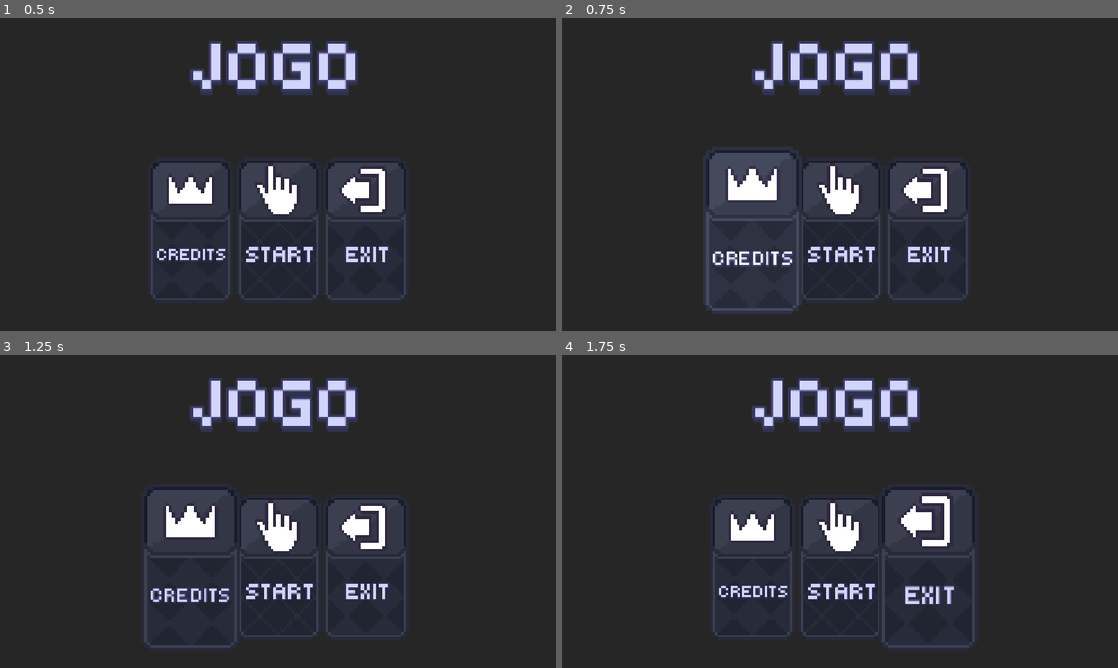
Above: before the commit, frames 1-4 (two rows, left to right).
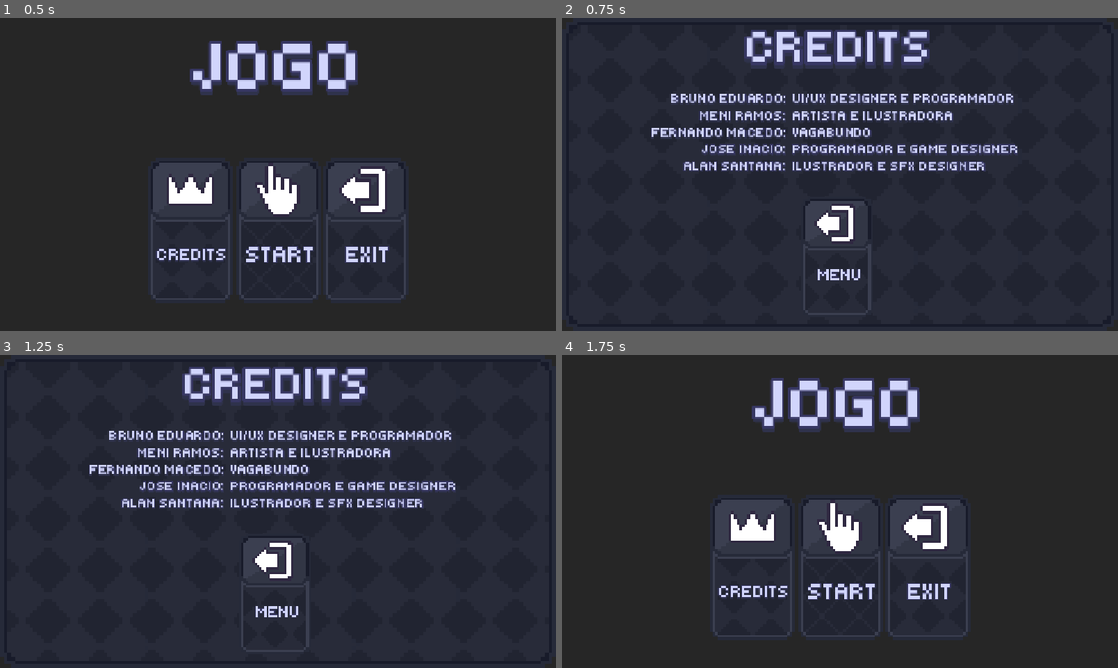
Above: after the commit, the same moments.

Repository: Joseinaciomf/GameJamPlus
Game: Godot game, scene res://Main/Scenes/main_menu.tscn
The game is run twice, just before and just after one commit, with the same random seed, the same clock (stepped at 60 frames per second) and the same inputs. This scene is started directly instead of the project's main scene.
Inputs:
- Up to frame 1 (0.5 s): no input
- Up to frame 2 (0.75 s): click "CREDITS" at 0.5 s
- Up to frame 3 (1.25 s): no input
- Up to frame 4 (1.75 s): click "EXIT" (after the commit: "MENU") at 1.25 s

Frame 1 is identical in both runs. In frame 2, 17% of the frame differs, in the area x 16-82%, y 3-95%; in frame 3, 16%; in frame 4, 2.0%.

Commit message:
menu e creditos funcionais

Diff:
--- /dev/null
+++ b/Main/Scenes/credits.tscn
@@ -0,0 +1,155 @@
+[gd_scene format=3 uid="uid://cj8v15045prkm"]
+
+[ext_resource type="Texture2D" uid="uid://4b5st15y0c17" path="res://Assets/UI/backgroundcreditos.png" id="1_hfqps"]
+[ext_resource type="Script" uid="uid://dbwobqm2xbn4w" path="res://Main/Scripts/credits.gd" id="1_rybmy"]
+[ext_resource type="FontFile" uid="uid://tsix7gmscf11" path="res://Assets/Fonts/Tiny5-Regular.ttf" id="2_kp4k1"]
+[ext_resource type="Texture2D" uid="uid://b2dfmasxwm1hn" path="res://Assets/UI/menuexit.png" id="3_kp4k1"]
+[ext_resource type="Script" uid="uid://yc4q0oc7aj5g" path="res://Main/Scripts/effectbutton.gd" id="5_3nmvl"]
+
+[sub_resource type="StyleBoxEmpty" id="StyleBoxEmpty_kp4k1"]
+
+[node name="Credits" type="Control" unique_id=616585670]
+layout_mode = 3
+anchors_preset = 15
+anchor_right = 1.0
+anchor_bottom = 1.0
+grow_horizontal = 2
+grow_vertical = 2
+script = ExtResource("1_rybmy")
+
+[node name="ColorRect" type="ColorRect" parent="." unique_id=877341811]
+layout_mode = 1
+anchors_preset = 15
+anchor_right = 1.0
+anchor_bottom = 1.0
+grow_horizontal = 2
+grow_vertical = 2
+color = Color(0.15127608, 0.15127608, 0.15127608, 1)
+
+[node name="PanelContainer" type="PanelContainer" parent="." unique_id=2095001172]
+layout_mode = 0
+offset_right = 1152.0
+offset_bottom = 648.0
+grow_horizontal = 2
+grow_vertical = 2
+mouse_filter = 2
+theme_override_styles/panel = SubResource("StyleBoxEmpty_kp4k1")
+
+[node name="TextureRect" type="TextureRect" parent="PanelContainer" unique_id=810829798]
+layout_mode = 2
+texture = ExtResource("1_hfqps")
+
+[node name="VBoxContainer" type="VBoxContainer" parent="PanelContainer" unique_id=1689087565]
+layout_mode = 2
+theme_override_constants/separation = 30
+
+[node name="RichTextLabel" type="RichTextLabel" parent="PanelContainer/VBoxContainer" unique_id=602957435]
+custom_minimum_size = Vector2(0, 120)
+clip_contents = false
+layout_mode = 2
+theme_override_colors/default_color = Color(0.8195427, 0.83592176, 0.9864126, 1)
+theme_override_colors/font_outline_color = Color(0.21684882, 0.21396053, 0.38816646, 1)
+theme_override_colors/font_shadow_color = Color(0.18417618, 0.1961416, 0.29654467, 1)
+theme_override_constants/line_separation = 0
+theme_override_constants/paragraph_separation = 0
+theme_override_constants/shadow_outline_size = 20
+theme_override_constants/shadow_offset_y = 8
+theme_override_constants/outline_size = 20
+theme_override_constants/text_highlight_h_padding = 10
+theme_override_fonts/normal_font = ExtResource("2_kp4k1")
+theme_override_font_sizes/normal_font_size = 100
+text = "CREDITS"
+horizontal_alignment = 1
+vertical_alignment = 1
+
+[node name="HBoxContainer" type="HBoxContainer" parent="PanelContainer/VBoxContainer" unique_id=326386857]
+custom_minimum_size = Vector2(500, 14.395)
+layout_mode = 2
+alignment = 1
+
+[node name="AUTOR" type="RichTextLabel" parent="PanelContainer/VBoxContainer/HBoxContainer" unique_id=1484687265]
+custom_minimum_size = Vector2(300, 260)
+clip_contents = false
+layout_mode = 2
+mouse_filter = 2
+theme_override_colors/default_color = Color(0.8195427, 0.83592176, 0.9864126, 1)
+theme_override_colors/font_outline_color = Color(0.21684882, 0.21396053, 0.38816646, 1)
+theme_override_colors/font_shadow_color = Color(0.18417618, 0.1961416, 0.29654467, 1)
+theme_override_constants/line_separation = 0
+theme_override_constants/paragraph_separation = 0
+theme_override_constants/shadow_outline_size = 5
+theme_override_constants/shadow_offset_y = 3
+theme_override_constants/outline_size = 5
+theme_override_constants/text_highlight_h_padding = 10
+theme_override_fonts/normal_font = ExtResource("2_kp4k1")
+theme_override_font_sizes/normal_font_size = 30
+text = "BRUNO EDUARDO:
+MENI RAMOS:
+FERNANDO MACEDO:
+JOSE INACIO:
+ALAN SANTANA: "
+horizontal_alignment = 2
+
+[node name="FUNCAO" type="RichTextLabel" parent="PanelContainer/VBoxContainer/HBoxContainer" unique_id=1688598713]
+custom_minimum_size = Vector2(500, 260)
+clip_contents = false
+layout_mode = 2
+mouse_filter = 2
+theme_override_colors/default_color = Color(0.8195427, 0.83592176, 0.9864126, 1)
+theme_override_colors/font_outline_color = Color(0.21684882, 0.21396053, 0.38816646, 1)
+theme_override_colors/font_shadow_color = Color(0.18417618, 0.1961416, 0.29654467, 1)
+theme_override_constants/line_separation = 0
+theme_override_constants/paragraph_separation = 0
+theme_override_constants/shadow_outline_size = 5
+theme_override_constants/shadow_offset_y = 3
+theme_override_constants/outline_size = 5
+theme_override_constants/text_highlight_h_padding = 10
+theme_override_fonts/normal_font = ExtResource("2_kp4k1")
+theme_override_font_sizes/normal_font_size = 30
+text = "UI/UX DESIGNER E PROGRAMADOR
+ARTISTA E ILUSTRADORA
+VAGABUNDO
+PROGRAMADOR E GAME DESIGNER
+ILUSTRADOR E SFX DESIGNER"
+
+[node name="Exit" type="TextureButton" parent="." unique_id=22145359]
+layout_mode = 0
+offset_left = 445.0
+offset_top = 370.0
+offset_right = 695.00073
+offset_bottom = 619.99994
+pivot_offset = Vector2(125, 125)
+texture_normal = ExtResource("3_kp4k1")
+stretch_mode = 5
+script = ExtResource("5_3nmvl")
+
+[node name="StartText" type="RichTextLabel" parent="Exit" unique_id=1351335291]
+custom_minimum_size = Vector2(0, 200)
+clip_contents = false
+layout_mode = 1
+anchors_preset = 15
+anchor_right = 1.0
+anchor_bottom = 1.0
+offset_left = 5.0
+offset_top = 36.33
+offset_right = 5.0
+offset_bottom = 36.33
+grow_horizontal = 2
+grow_vertical = 2
+mouse_filter = 2
+theme_override_colors/default_color = Color(0.8195427, 0.83592176, 0.9864126, 1)
+theme_override_colors/font_outline_color = Color(0.21684882, 0.21396053, 0.38816646, 1)
+theme_override_colors/font_shadow_color = Color(0.18417618, 0.1961416, 0.29654467, 1)
+theme_override_constants/line_separation = 0
+theme_override_constants/paragraph_separation = 0
+theme_override_constants/shadow_outline_size = 5
+theme_override_constants/shadow_offset_y = 2
+theme_override_constants/outline_size = 5
+theme_override_constants/text_highlight_h_padding = 5
+theme_override_fonts/normal_font = ExtResource("2_kp4k1")
+theme_override_font_sizes/normal_font_size = 35
+text = "MENU"
+horizontal_alignment = 1
+vertical_alignment = 1
+
+[connection signal="pressed" from="Exit" to="." method="_on_exit_pressed"]
--- a/Main/Scenes/main_menu.tscn
+++ b/Main/Scenes/main_menu.tscn
@@ -1,5 +1,6 @@
 [gd_scene format=3 uid="uid://b607lkdu6t4r5"]
 
+[ext_resource type="Script" uid="uid://cset00j17uu13" path="res://Main/Scripts/main_menu.gd" id="1_0fmu8"]
 [ext_resource type="Script" uid="uid://bfdjvwnpsael3" path="res://Main/Scripts/cardbuttonmenu.gd" id="1_mchxw"]
 [ext_resource type="Texture2D" uid="uid://bllyj1und2ij1" path="res://Assets/UI/menucredit.png" id="3_0fmu8"]
 [ext_resource type="Texture2D" uid="uid://1ehl7qdxtd8d" path="res://Assets/UI/menustart.png" id="3_dskt3"]
@@ -7,6 +8,7 @@
 [ext_resource type="Texture2D" uid="uid://b2dfmasxwm1hn" path="res://Assets/UI/menuexit.png" id="6_uujw2"]
 
 [node name="MainMenu" type="Node2D" unique_id=1428131579]
+script = ExtResource("1_0fmu8")
 
 [node name="Control" type="Control" parent="." unique_id=1163922146]
 layout_mode = 3
@@ -167,3 +169,7 @@
 text = "EXIT"
 horizontal_alignment = 1
 vertical_alignment = 1
+
+[connection signal="pressed" from="Control/VBoxContainer/HBox/Credits" to="." method="_on_credits_pressed"]
+[connection signal="pressed" from="Control/VBoxContainer/HBox/Start" to="." method="_on_start_pressed"]
+[connection signal="pressed" from="Control/VBoxContainer/HBox/Exit" to="." method="_on_exit_pressed"]
--- /dev/null
+++ b/Main/Scripts/credits.gd
@@ -0,0 +1,16 @@
+extends Control
+
+
+# Called when the node enters the scene tree for the first time.
+func _ready() -> void:
+	pass # Replace with function body.
+
+
+# Called every frame. 'delta' is the elapsed time since the previous frame.
+func _process(delta: float) -> void:
+	pass
+
+
+
+func _on_exit_pressed() -> void:
+	get_tree().change_scene_to_file('res://Main/Scenes/main_menu.tscn')
--- /dev/null
+++ b/Main/Scripts/effectbutton.gd
@@ -0,0 +1,34 @@
+class_name FxButton
+extends TextureButton
+
+@export var hover_scale := Vector2(1.15, 1.15)
+@export var press_scale := Vector2(0.92, 0.92)
+@export var duration := 0.12
+
+var _tween: Tween
+
+func _ready() -> void:
+	pivot_offset = size / 2.0
+	resized.connect(func(): pivot_offset = size / 2.0)
+	mouse_entered.connect(_on_hover.bind(true))
+	mouse_exited.connect(_on_hover.bind(false))
+	focus_entered.connect(_on_hover.bind(true))
+	focus_exited.connect(_on_hover.bind(false))
+	button_down.connect(func(): _scale_to(press_scale, 0.06, Tween.TRANS_QUAD))
+	button_up.connect(func(): _scale_to(hover_scale if is_hovered() else Vector2.ONE, 0.2))
+	pressed.connect(_flash)
+
+func _on_hover(hovered: bool) -> void:
+	z_index = 1 if hovered else 0
+	_scale_to(hover_scale if hovered else Vector2.ONE, duration)
+
+func _scale_to(target: Vector2, time: float, trans := Tween.TRANS_BACK) -> void:
+	if _tween:
+		_tween.kill()
+	_tween = create_tween()
+	_tween.tween_property(self, "scale", target, time) \
+		.set_trans(trans).set_ease(Tween.EASE_OUT)
+
+func _flash() -> void:
+	modulate = Color(1.6, 1.6, 1.6)
+	create_tween().tween_property(self, "modulate", Color.WHITE, 0.25)
--- /dev/null
+++ b/Main/Scripts/main_menu.gd
@@ -0,0 +1,22 @@
+extends Node2D
+
+# Called when the node enters the scene tree for the first time.
+func _ready() -> void:
+	pass # Replace with function body.
+
+
+# Called every frame. 'delta' is the elapsed time since the previous frame.
+func _process(delta: float) -> void:
+	pass
+
+
+func _on_exit_pressed() -> void:
+	get_tree().quit()
+
+
+func _on_start_pressed() -> void:
+	pass # Replace with function body.
+
+
+func _on_credits_pressed() -> void:
+	get_tree().change_scene_to_file('res://Main/Scenes/credits.tscn')
Binary file added: Assets/UI/backgroundcreditos.png
Not shown, added: Assets/UI/backgroundcreditos.png.import
Not shown, added: Main/Scripts/credits.gd.uid
Not shown, added: Main/Scripts/effectbutton.gd.uid
Not shown, added: Main/Scripts/main_menu.gd.uid
